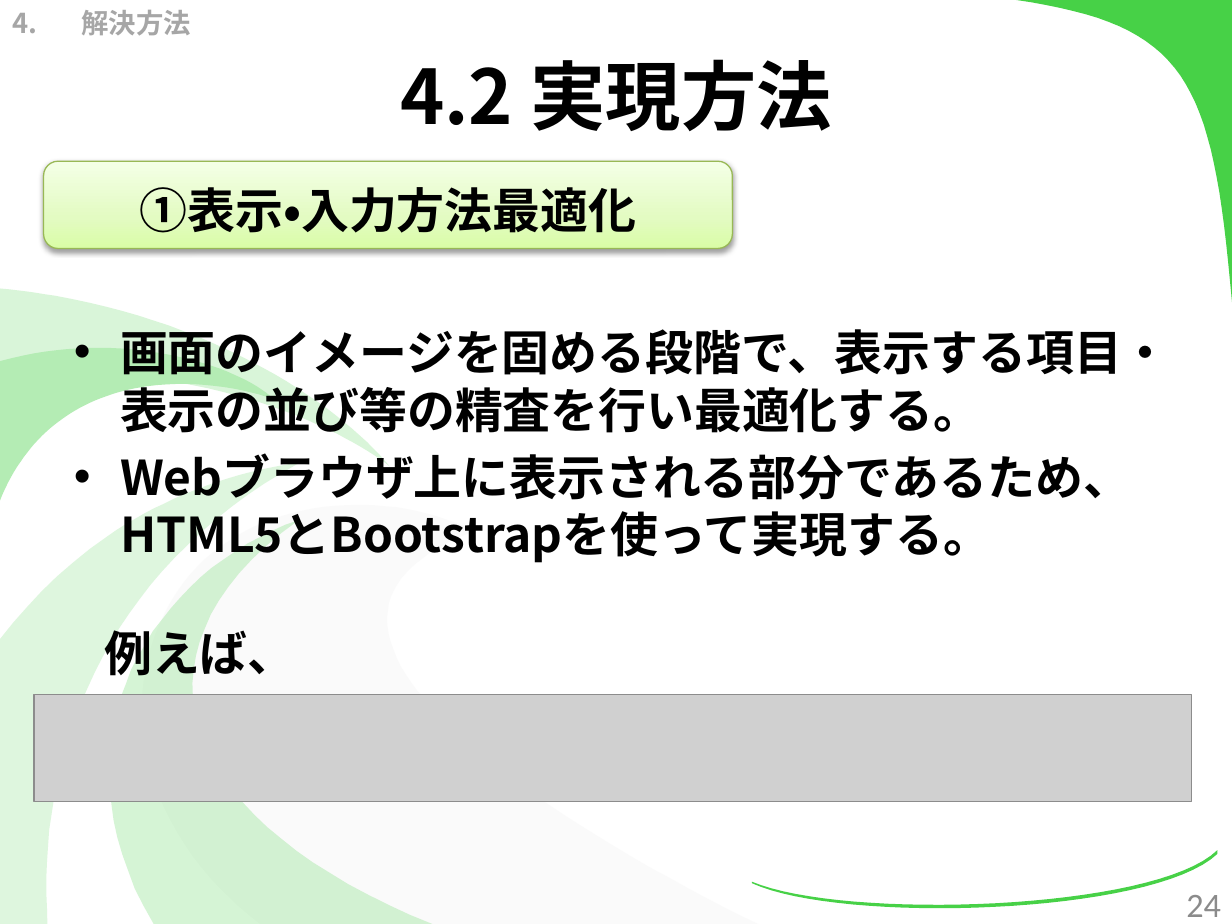
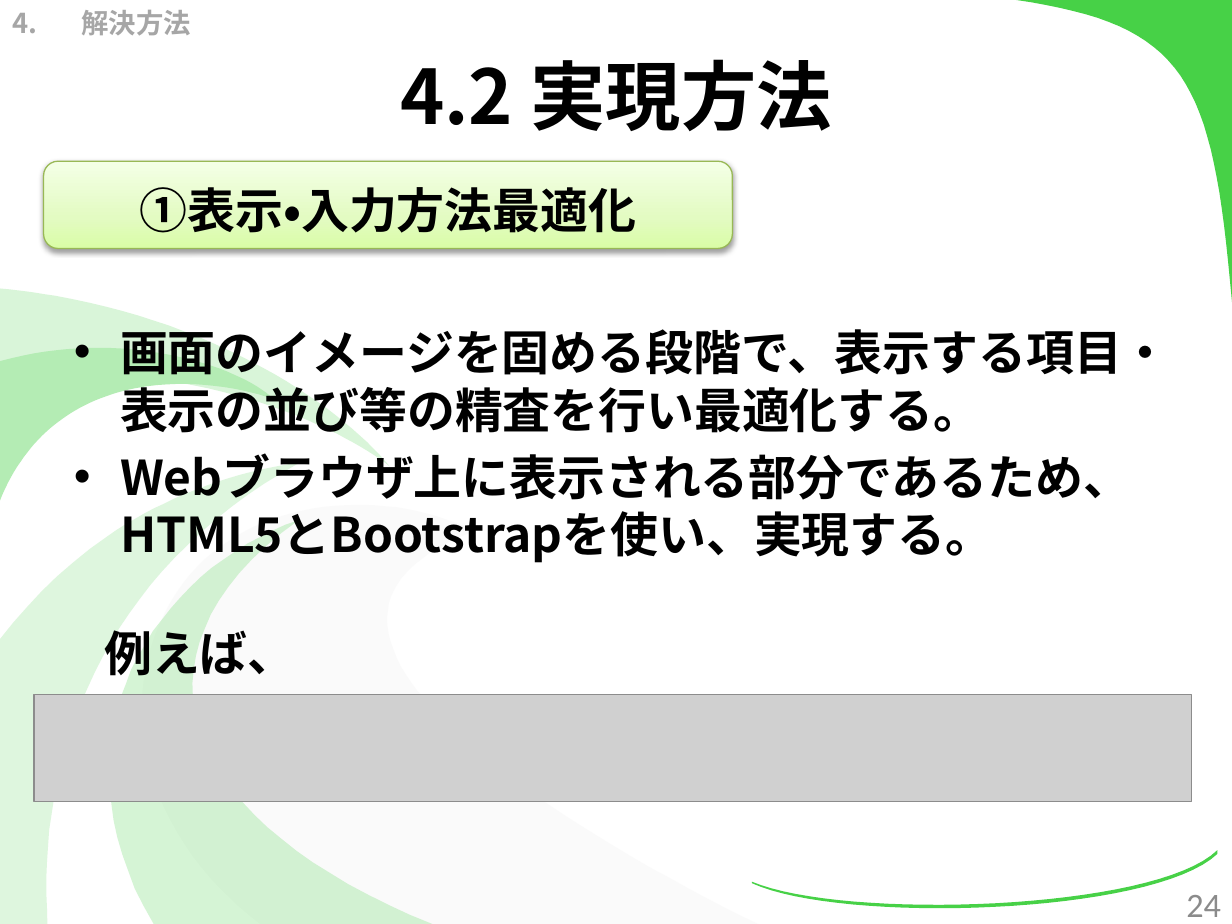
Before and after one commit to kotaro0717/Report-Management, a slide deck: slide 24 of PowerPoint/report_hokada.pptx. Drawn at 1232x924 pixels with LibreOffice and Linux fonts; fonts in the diff are those of the drawing; grey boxes stand for pictures. Boxes give left, top, right and bottom in pixels: in the first picture for what was removed or moved away, otherwise in the second. Text is boxed around its words. In the diff, an @@ line names an element or a change of style, - is before the commit and + after.

```diff
--- a/PowerPoint/report_hokada.pptx
+++ b/PowerPoint/report_hokada.pptx
@@ text at (x1=120, y1=453, x2=1131, y2=564): text changed @@
-• Webブラウザ上に表示される部分であるため、HTML5とBootstrapを使って実現する。
+• Webブラウザ上に表示される部分であるため、HTML5とBootstrapを使い、実現する。
```
Also in this commit, not shown: 5 other slides changed, 1 other file.
